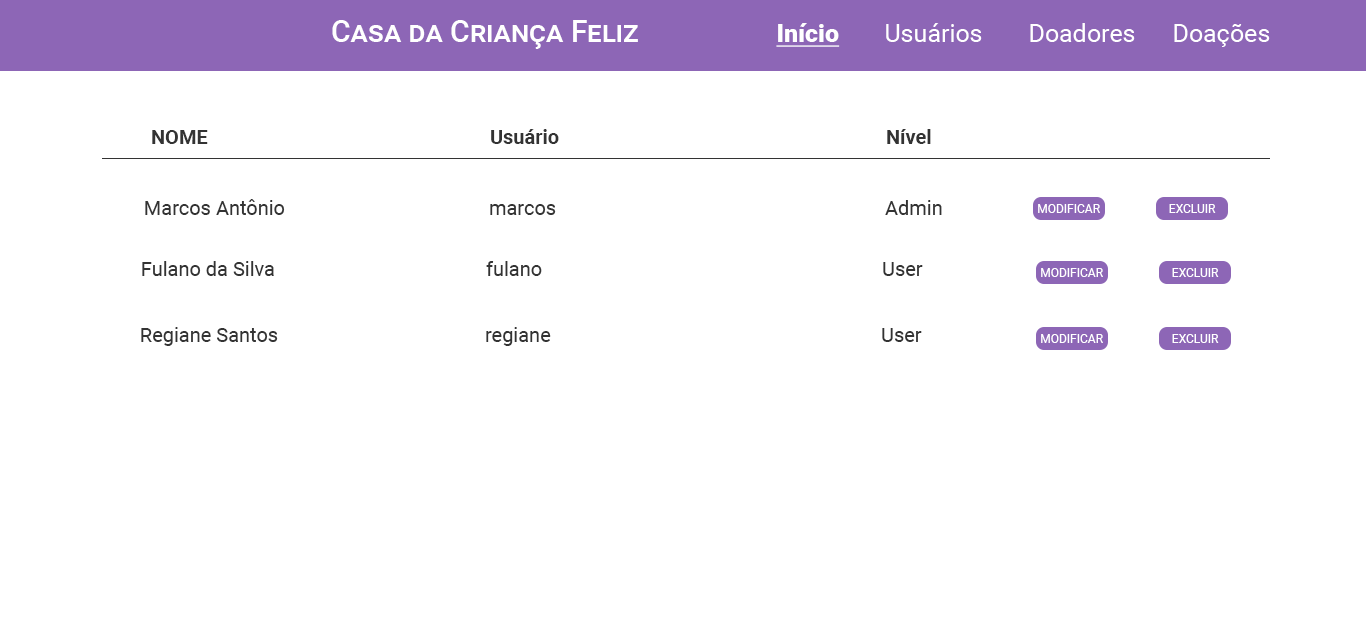
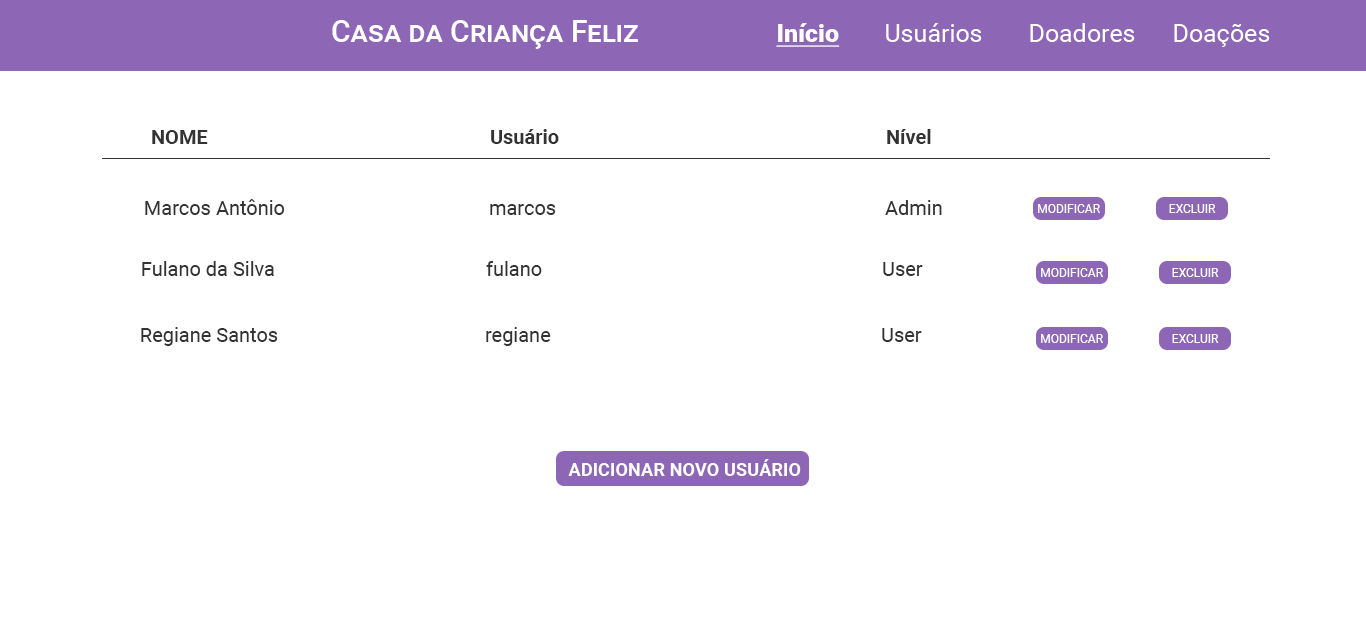
The second 1366×636 image is a revision of the first. Changes to its layers:
added group "botão" (4th of 6, in "crud" › "telas" › "usuarios") with 3 layers in group "usuarios" over (556, 451, 809, 486)
added group "adicionar" with 2 layers in group "botão" over (556, 451, 809, 486)
added layer "ADICIONAR NOVO USUÁRIO" in group "adicionar" over (568, 459, 801, 476)
added layer "botão" (5th of 6, in "crud" › "telas" › "usuarios" › "botão" › "adicionar") in group "adicionar" over (556, 451, 809, 486)
